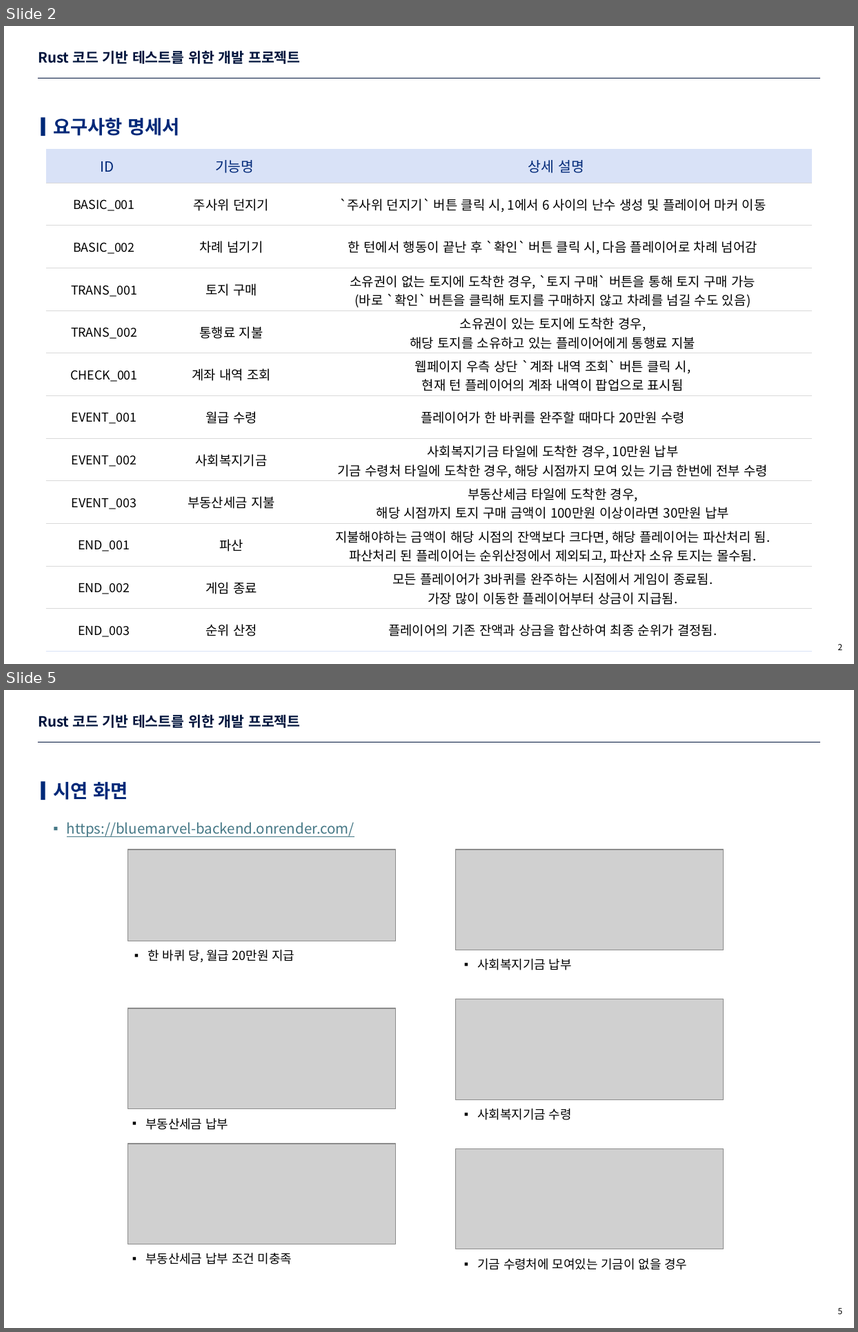
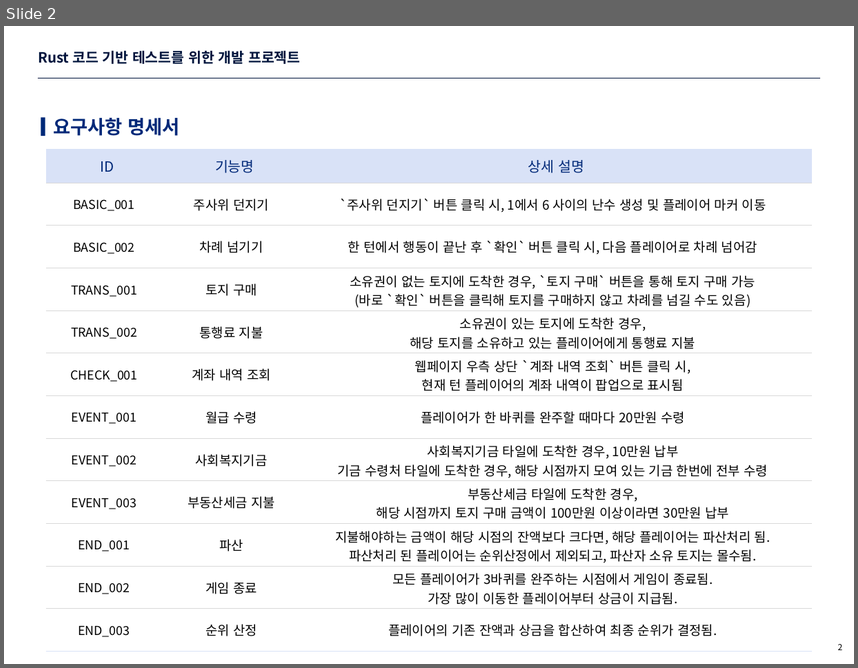
Before and after one commit to eisyxx/sure_rust_project, a slide deck: description/요구사항 명세서.pptx. Shown one above the other, each under a label of ours: slides 2 and 5 before the commit, slide 2 after it; the slides between them are not shown. The pictures are 858x1332 and 858x668 pixels, drawn with LibreOffice and Linux fonts; fonts in the diff are those of the drawing; grey boxes stand for pictures; background and template pictures are left out. Boxes give left, top, right and bottom in pixels: in the first picture for what was removed or moved away, otherwise in the second. Text is boxed around its words. In the diff, an @@ line names an element or a change of style, - is before the commit and + after.

```diff
--- a/description/요구사항 명세서.pptx
+++ b/description/요구사항 명세서.pptx
@@ slide 5 removed at (x1=4, y1=690, x2=854, y2=1328), background #FFFFFF; not listed: 1 template element that a slide beside it also shows @@
@@ title removed at (x1=38, y1=714, x2=300, y2=728) @@
-Rust 코드 기반 테스트를 위한 개발 프로젝트
@@ rectangle removed at (x1=41, y1=782, x2=45, y2=800) @@
@@ text removed at (x1=53, y1=782, x2=128, y2=800) @@
-시연 화면
@@ text removed at (x1=67, y1=822, x2=355, y2=837) @@
-  ▪ https://bluemarvel-backend.onrender.com/
@@ picture removed at (x1=128, y1=850, x2=396, y2=940) @@
@@ picture removed at (x1=456, y1=850, x2=724, y2=950) @@
@@ text removed at (x1=148, y1=949, x2=295, y2=963) @@
-  ▪ 한 바퀴 당, 월급 20만원 지급
@@ text removed at (x1=477, y1=958, x2=572, y2=970) @@
-  ▪ 사회복지기금 납부
@@ picture removed at (x1=456, y1=998, x2=724, y2=1099) @@
@@ picture removed at (x1=128, y1=1008, x2=396, y2=1108) @@
@@ text removed at (x1=145, y1=1118, x2=228, y2=1130) @@
-  ▪ 부동산세금 납부
@@ text removed at (x1=477, y1=1108, x2=572, y2=1120) @@
-  ▪ 사회복지기금 수령
@@ picture removed at (x1=128, y1=1143, x2=396, y2=1243) @@
@@ picture removed at (x1=456, y1=1148, x2=724, y2=1248) @@
@@ text removed at (x1=145, y1=1252, x2=292, y2=1264) @@
-  ▪ 부동산세금 납부 조건 미충족
@@ text removed at (x1=477, y1=1258, x2=688, y2=1270) @@
-  ▪ 기금 수령처에 모여있는 기금이 없을 경우
@@ page number removed at (x1=838, y1=1308, x2=843, y2=1314) @@
-5
```
Also in this commit, not shown: 1 slide changed, 1 slide added, 1 other slide removed.
